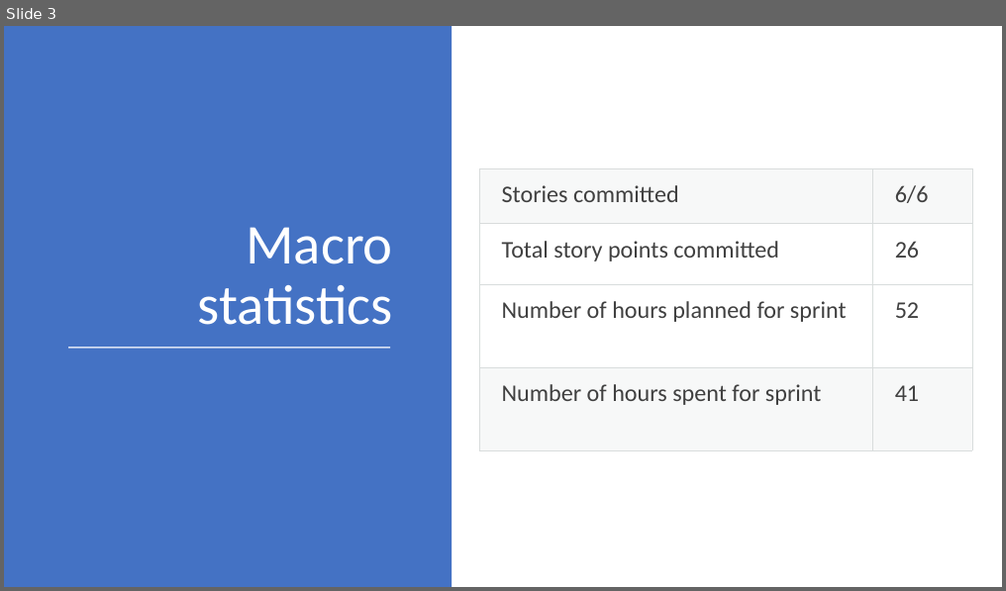
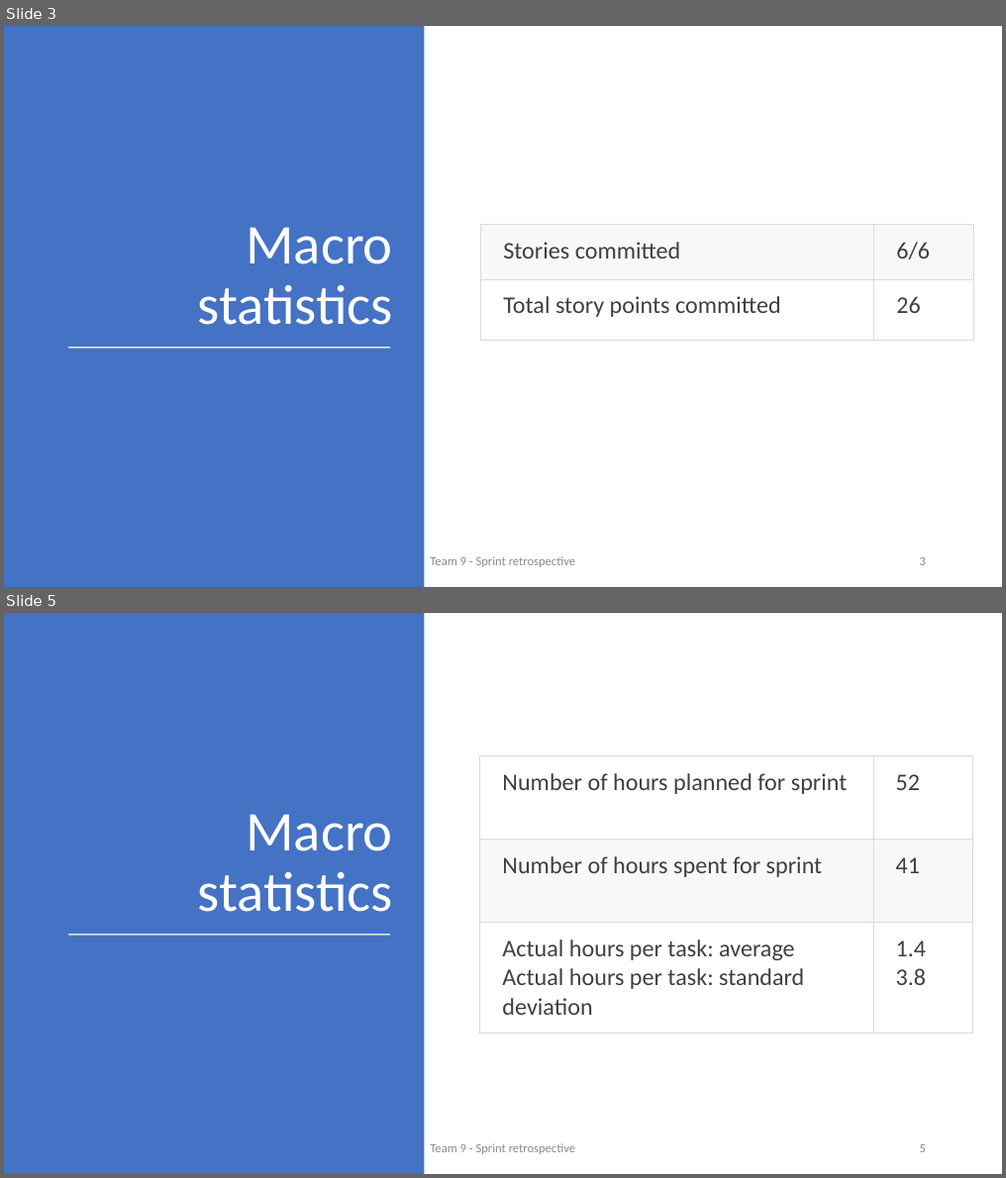
Before and after one commit to MicheleCarb/OfficeQueueManagement, a slide deck: Presentazione_SW2.pptx. Shown one above the other, each under a label of ours: slide 3 before the commit, slides 3 and 5 after it; the slides between them are not shown. The pictures are 1006x591 and 1006x1178 pixels, drawn with LibreOffice and Linux fonts; fonts in the diff are those of the drawing. Boxes give left, top, right and bottom in pixels: in the first picture for what was removed or moved away, otherwise in the second. Text is boxed around its words. In the diff, an @@ line names an element or a change of style, - is before the commit and + after.

Commit message:
Convert tables in charts
Move tables in appendix

```diff
--- a/Presentazione_SW2.pptx
+++ b/Presentazione_SW2.pptx
@@ slide 5 added at <box>4,613,1002,1174</box>, background #FFFFFF @@
@@ rectangle added at <box>4,613,425,1174</box>, fill #4472C4 @@
@@ table added at <box>480,756,973,1121</box>, 3 rows, 2 columns @@
+Number of hours planned for sprint | 52
+Number of hours spent for sprint | 41
+Actual hours per task: average / Actual hours per task: standard deviation | 1.4 / 3.8
@@ title added at <box>198,814,393,912</box>, 54 pt, text #FFFFFF @@
+Macro statistics
@@ line added from (68, 935) to (390, 935), #FFFFFF 1.5 pt @@
@@ text added at <box>430,1144,575,1155</box>, 12 pt, text #8C8C8C @@
+Team 9 - Sprint retrospective
@@ page number added at <box>920,1145,926,1153</box>, 12 pt, text #8C8C8C @@
+5
@@ slide 3 changed as well @@
@@ rectangle: place and size @@
-rectangle at <box>4,26,451,587</box>
+rectangle at <box>4,26,425,587</box>
@@ table at <box>481,224,973,587</box> @@
-row 3: Number of hours planned for sprint | 52
-row 4: Number of hours spent for sprint | 41
@@ table: place and size @@
-table at <box>479,169,972,452</box>
+table at <box>481,224,973,587</box>
@@ text added at <box>430,557,575,568</box>, 12 pt, text #8C8C8C @@
+Team 9 - Sprint retrospective
@@ page number added at <box>920,558,926,566</box>, 12 pt, text #8C8C8C @@
+3
```
Also in this commit, not shown: 6 other slides changed, 4 other slides added, 1 slide removed.
